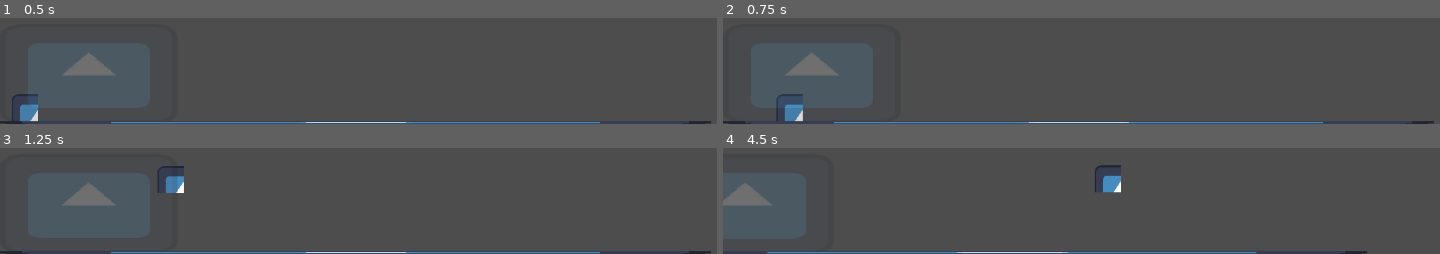
Above: before the commit, frames 1-4 (two rows, left to right).
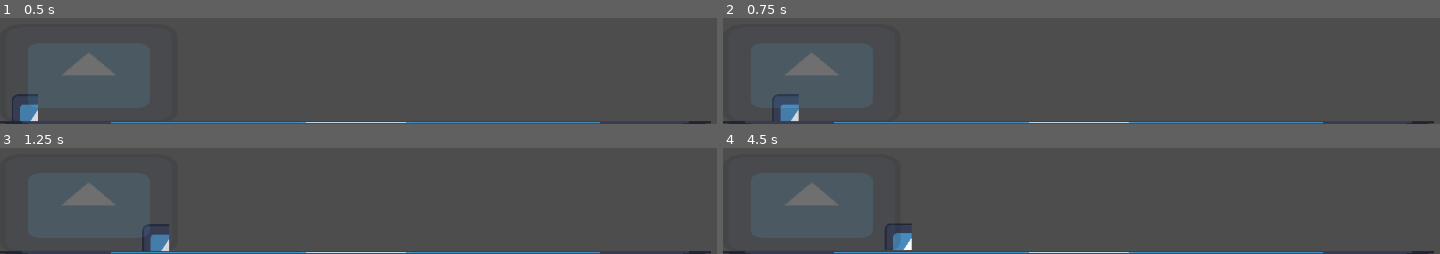
Above: after the commit, the same moments.

Repository: AlexReidNZ/Into-The-Pixie-Kingdom
Game: Godot game, scene res://platformer/platform_level.tscn
Two runs of this game, one before a commit and one after it. Both use one fixed random seed, a clock stepped at 60 frames per second and the inputs below. This scene is started directly instead of the project's main scene.
Inputs:
- Up to frame 1 (0.5 s): no input
- Up to frame 2 (0.75 s): tap Enter (ui_accept) at 0.5 s; hold Right (move_right) from 0.53 s (still down); hold Shift (run) from 0.53 s (still down)
- Up to frame 3 (1.25 s): keep holding Right (move_right); keep holding Shift (run); tap Space (jump) at 0.77, 0.8, 1.07 s
- Up to frame 4 (4.5 s): release Shift (run) at 1.28 s; tap Space (jump) at 1.35, 1.52, 1.82, 2.3, 3.02, 3.32, 3.6, 3.77, 4.07 s; tap Shift (run) at 1.55, 2.85, 4.35 s; release Right (move_right) at 2.03 s; hold Left (move_left) 2.03-2.78 s; hold Shift (run) 2.03-2.78 s; hold Right (move_right) 2.78-4.28 s; hold Left (move_left) from 4.28 s (still down)

Frame 1 is identical in both runs. In frame 2, 0.4% of the frame differs, in the area x 6-12%, y 71-98%; in frame 3, 1.0%; in frame 4, 4.4%, in the area x 0-100%, y 16-100%.

Commit message:
feat(player controller): run

Diff:
--- a/platformer/player.gd
+++ b/platformer/player.gd
@@ -1,8 +1,12 @@
 extends CharacterBody2D
 
 
-@export_range(1, 500) var SPEED = 300.0
-@export_range(1, 500) var JUMP_VELOCITY = 400.0
+@export_range(1, 300) var speed = 100.0
+@export_range(0, 1) var deceleration = 0.5
+@export_range(1, 2) var run_speed_multiplier = 1.69
+@export_range(1, 300) var jump_velocity = 200.0
+
+@onready var animator: AnimatedSprite2D = $AnimatedSprite2D
 
 
 func _process(delta: float) -> void:
@@ -13,14 +17,16 @@
 	# Handle jump.
 	if Input.is_action_just_pressed("jump") and is_on_floor():
 		# Negative Y direction is upwards in 2D space
-		velocity.y = -JUMP_VELOCITY
+		velocity.y = -jump_velocity
 
 	# Get the input direction and handle the movement/deceleration.
 	# As good practice, you should replace UI actions with custom gameplay actions.
 	var direction := Input.get_axis("move_left", "move_right")
+	var speed_mutliplier = 1 + Input.get_action_strength("run") * run_speed_multiplier
 	if direction:
-		velocity.x = direction * SPEED
+		velocity.x = direction * speed * speed_mutliplier
 	else:
-		velocity.x = move_toward(velocity.x, 0, SPEED)
+		# Deceleration by speed
+		velocity.x = move_toward(velocity.x, 0, speed * deceleration)
 
 	move_and_slide()
